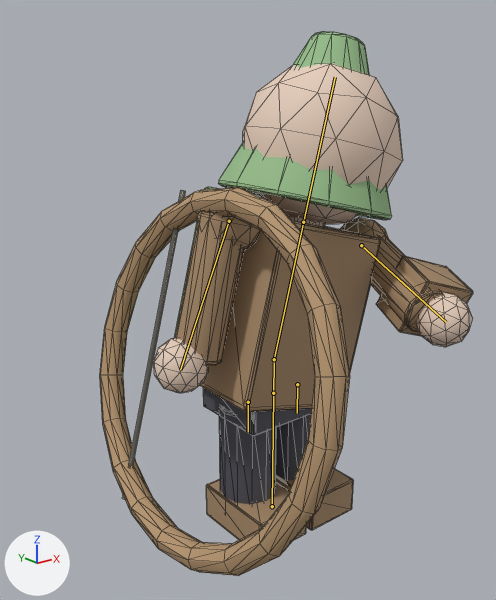
Before and after pictures for a commit that changed the glTF model adalides/assets/models/arquero.glb.
Both versions are drawn from a 50 mm camera at (-1.385, -1.593, 1.426) aimed at (-0.009, 0.126, 0.738). Every picture has the same lights, and +X, +Y and +Z are marked at lower left. The picture after the commit comes second. Both versions are drawn at frame 6 of the action 'attack'; the numbers are the values there. The bones that bend it are drawn over the model as lines. Mesh edges are drawn as thin lines.

In view in the first picture: 'arquero'.
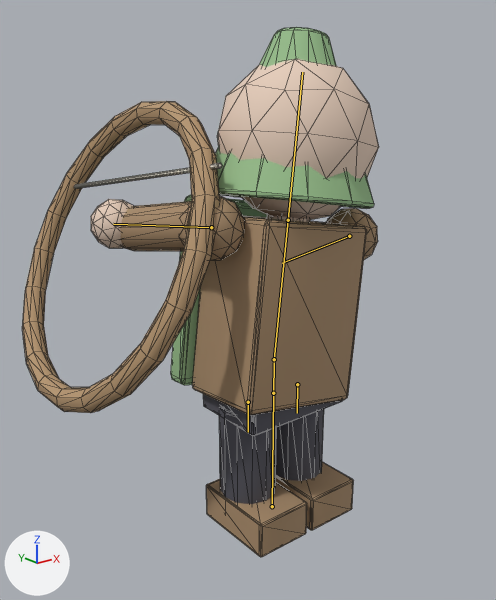
Diff of the bpy script that builds the scene:
```diff
--- a/adalides/assets/models/arquero.glb.py
+++ b/adalides/assets/models/arquero.glb.py
@@ bone_spine @@
 bone_spine = bpy.data.objects['arquero_rig'].pose.bones['spine']  # child of 'hips'
-bone_spine.rotation_quaternion = (0.991, 0.0, 0.0, -0.131)  # degrees (0, 0, -15)
+bone_spine.rotation_quaternion = (0.996, -0.035, 0.003, -0.087)  # degrees (-4, 0, -10)
@@ bone_arm_l @@
 bone_arm_l = bpy.data.objects['arquero_rig'].pose.bones['arm.L']  # child of 'spine'
-bone_arm_l.rotation_quaternion = (1.0, 0.0, 0.0, 0.0)  # degrees (0, 0, 0)
+bone_arm_l.rotation_quaternion = (0.737, 0.676, 0.0, 0.0)  # degrees (85, 0, 0)
@@ bone_arm_r @@
 bone_arm_r = bpy.data.objects['arquero_rig'].pose.bones['arm.R']  # child of 'spine'
-bone_arm_r.rotation_quaternion = (0.819, -0.574, 0.0, 0.0)  # degrees (-70, 0, 0)
+bone_arm_r.rotation_quaternion = (0.819, 0.574, 0.0, 0.0)  # degrees (70, 0, 0)
```

Location of each change, [x1, y1, x2, y2] in pixels of the pictures (496 x 600 px):
'arquero', posed
    before: [100, 32, 473, 576]
    after: [22, 27, 379, 557]
bone 'spine', root to tip
    before: (274, 359) to (303, 222)
    after: (274, 359) to (288, 220)
bone 'arm.L', root to tip
    before: (229, 221) to (180, 369)
    after: (211, 227) to (113, 224)
bone 'arm.R', root to tip
    before: (361, 245) to (446, 322)
    after: (349, 236) to (282, 263)
